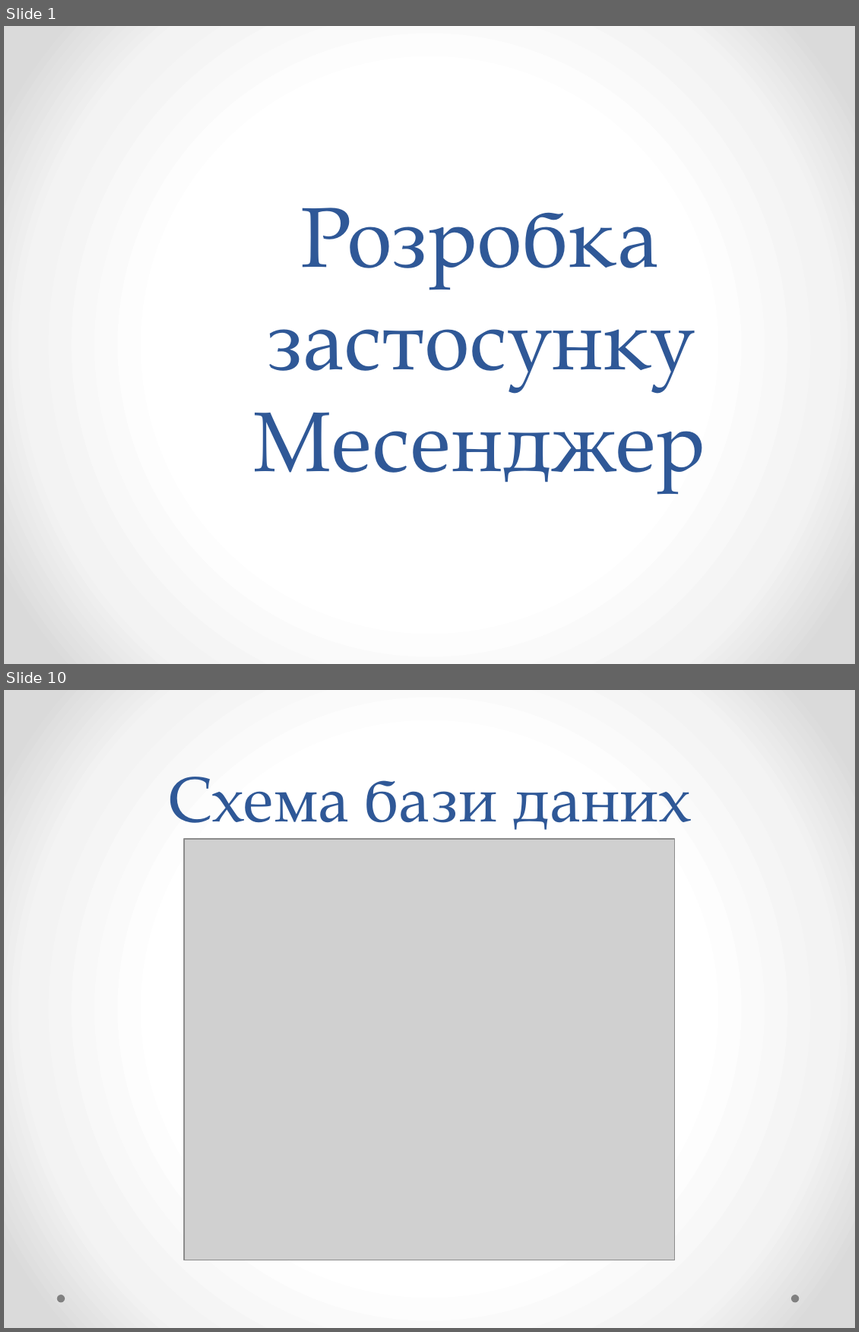
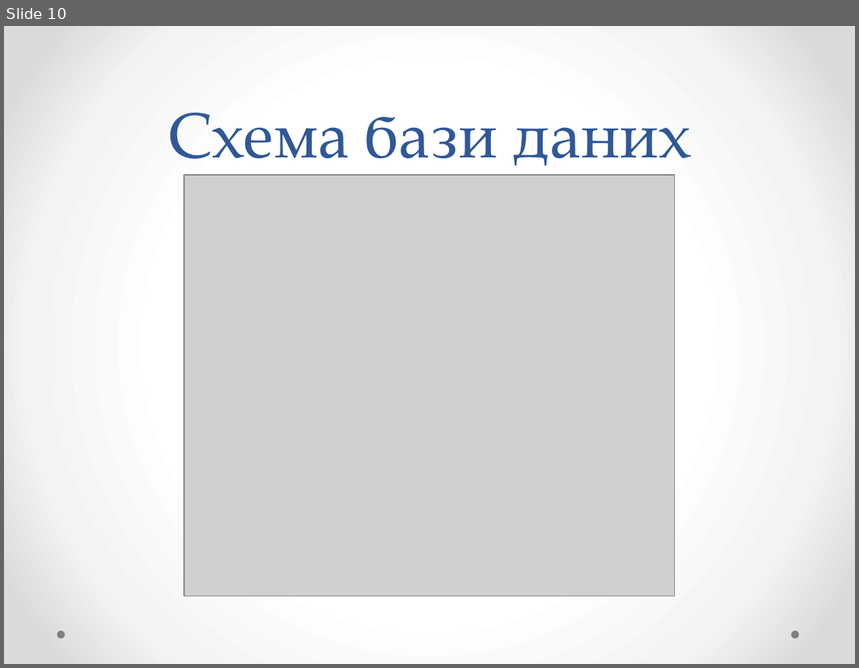
Before and after one commit to YaroslavGozak/University, a slide deck: Диплом/Розробка застосунку Месенджер.pptx. Shown one above the other, each under a label of ours: slides 1 and 10 before the commit, slide 10 after it; the slides between them are not shown. The pictures are 859x1332 and 859x668 pixels, drawn with LibreOffice and Linux fonts; fonts in the diff are those of the drawing; grey boxes stand for pictures. Boxes give left, top, right and bottom in pixels: in the first picture for what was removed or moved away, otherwise in the second. Text is boxed around its words. In the diff, an @@ line names an element or a change of style, - is before the commit and + after.

```diff
--- a/Диплом/Розробка застосунку Месенджер.pptx
+++ b/Диплом/Розробка застосунку Месенджер.pptx
@@ slide 1 removed at (4, 26, 855, 664), background gradient #FFFFFF to #F4F4F4 to #DADADA @@
@@ title removed at (253, 208, 705, 492) @@
-Розробка застосунку Месенджер
```
Also in this commit, not shown: 3 slides changed, 7 slides added, 7 other slides removed, 5 other files.
